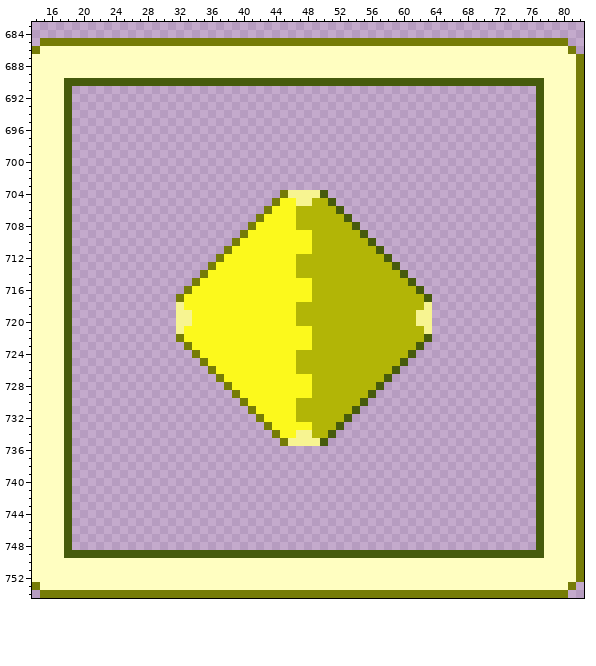
Pixel-art file: Assets/Texture/SpriteAtlas.aseprite. Above: the version before the commit.
500x1000 pixels, 1 frame. Shown: x 14..82, y 683..754. The commit also changed other parts of the picture, which this record leaves out.
Now the later version:
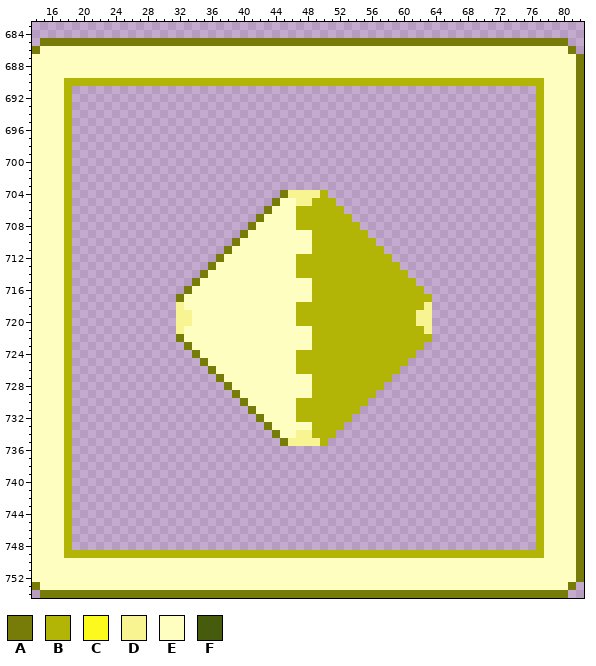
Palette (. is transparent): A #767c07  B #b2b506  C #fcf91c  D #f7f491  E #fffec1  F #465b0c
The edit:
Layer "PowerCa":
The edit turns colour F into colour B in row 690 at x 18 to 77; in rows 691 to 703 at x 18 and 77; in row 704 at x 18, 50 and 77; in row 705 at x 18, 51 and 77; in row 706 at x 18, 52 and 77; in row 707 at x 18, 53 and 77.
The edit turns colour F into colour B in row 708 at x 18, 54 and 77; in row 709 at x 18, 55 and 77; in row 710 at x 18, 56 and 77; in row 711 at x 18, 57 and 77; in row 712 at x 18, 58 and 77; in row 713 at x 18, 59 and 77.
The edit turns colour F into colour B in row 714 at x 18, 60 and 77; in row 715 at x 18, 61 and 77; in row 716 at x 18, 62 and 77; in row 717 at x 18, 63 and 77; in rows 718 to 721 at x 18 and 77; in row 722 at x 18, 63 and 77.
The edit turns colour F into colour B in row 723 at x 18, 62 and 77; in row 724 at x 18, 61 and 77; in row 725 at x 18, 60 and 77; in row 726 at x 18, 59 and 77; in row 727 at x 18, 58 and 77; in row 728 at x 18, 57 and 77.
The edit turns colour F into colour B in row 729 at x 18, 56 and 77; in row 730 at x 18, 55 and 77; in row 731 at x 18, 54 and 77; in row 732 at x 18, 53 and 77; in row 733 at x 18, 52 and 77; in row 734 at x 18, 51 and 77.
The edit turns colour F into colour B in row 735 at x 18, 50 and 77; in rows 736 to 748 at x 18 and 77; in row 749 at x 18 to 77.
The edit turns colour C into colour E in row 705 at x 45 to 46; in row 706 at x 44 to 46; in row 707 at x 43 to 46; in row 708 at x 42 to 46; in row 709 at x 41 to 48; in row 710 at x 40 to 48.
The edit turns colour C into colour E in row 711 at x 39 to 48; in row 712 at x 38 to 46; in row 713 at x 37 to 46; in row 714 at x 36 to 46; in row 715 at x 35 to 48; in row 716 at x 34 to 48.
The edit turns colour C into colour E in row 717 at x 33 to 48; in row 718 at x 33 to 46; in rows 719 to 720 at x 34 to 46; in rows 721 to 722 at x 33 to 48; in row 723 at x 34 to 48; in row 724 at x 35 to 46.
The edit turns colour C into colour E in row 725 at x 36 to 46; in row 726 at x 37 to 46; in row 727 at x 38 to 48; in row 728 at x 39 to 48; in row 729 at x 40 to 48; in row 730 at x 41 to 46.
The edit turns colour C into colour E in row 731 at x 42 to 46; in row 732 at x 43 to 46; in row 733 at x 44 to 48; in row 734 at x 45 to 46.
Changed places in both pictures, as pixel boxes (x1, y1, x2, y2):
changed: (64, 78, 544, 558)
